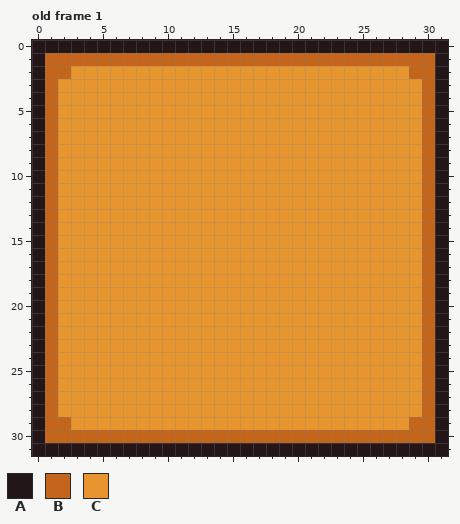
Two states of a pixel-art file, Project Games/Project Mini Farm Simulator/Aseprite/basic UI/UnPlanted_Menu.aseprite. The picture above was drawn from the file before the commit.
32x32 pixels, 3 frames. Shown: old frame 1. The commit also changed other frames, which this record leaves out.
Palette (. is transparent): A #231618  B #c4651c  C #e7952e
Once edited:
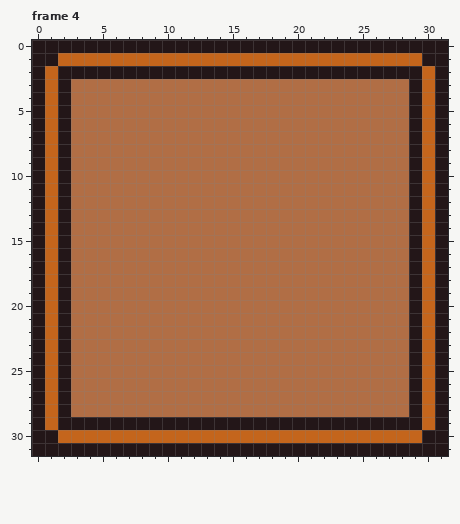
A new or re-ordered frame is compared with the old frame closest to it.
Diff:
frames 3 -> 6
colour C: #e7952e -> #b16e45
Frame 4 is new; against old frame 1:
y 1: x 1 B -> A; x 30 B -> A
y 2: x 2..29 BCCCCCCCCCCCCCCCCCCCCCCCCCCB -> AAAAAAAAAAAAAAAAAAAAAAAAAAAA
y 3..28: x 2 C -> A; x 29 C -> A
y 29: x 2..29 BCCCCCCCCCCCCCCCCCCCCCCCCCCB -> AAAAAAAAAAAAAAAAAAAAAAAAAAAA
y 30: x 1 B -> A; x 30 B -> A
Where, in picture pixels (left, top, right, bottom), the same in both pictures:
changed: (45, 53, 435, 443)
